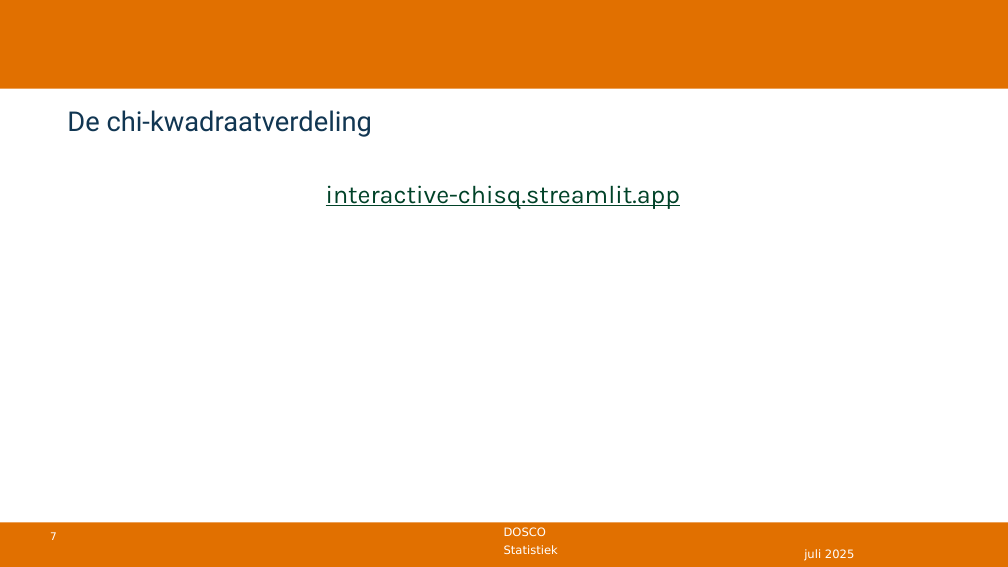
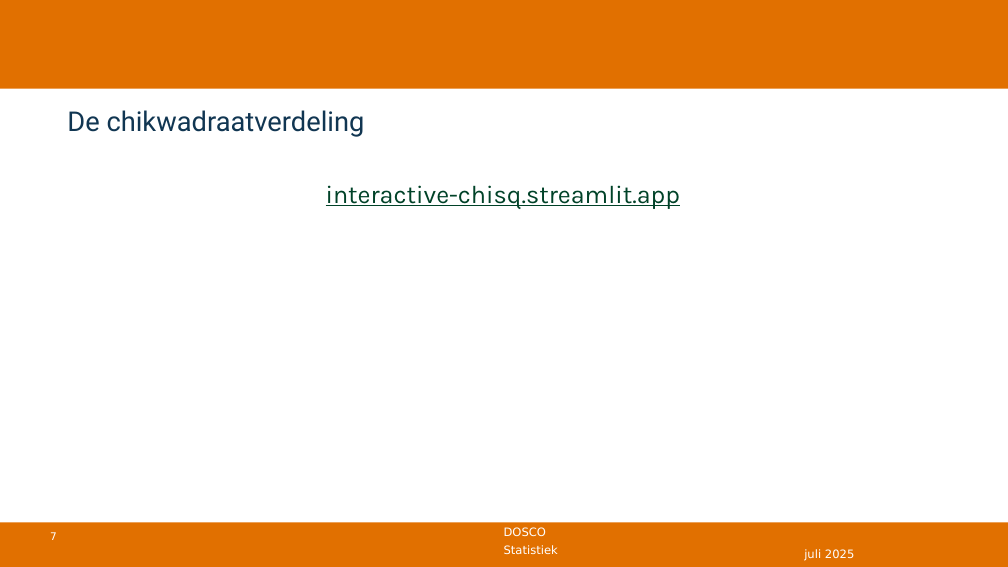
Before and after one commit to DBlom96/Statistiek, a slide deck: slide 7 of Danny/Onderwijs/Statistiek/2024-2025/Slides/Nieuwe slides/Statistiek 2024-2025 -- college 10 -- chikwadraat.pptx. Drawn at 1008x567 pixels with LibreOffice and Linux fonts; fonts in the diff are those of the drawing; background and template pictures are left out. Boxes give left, top, right and bottom in pixels: in the first picture for what was removed or moved away, otherwise in the second. Text is boxed around its words. In the diff, an @@ line names an element or a change of style, - is before the commit and + after.

```diff
--- a/Danny/Onderwijs/Statistiek/2024-2025/Slides/Nieuwe slides/Statistiek 2024-2025 -- college 10 -- chikwadraat.pptx
+++ b/Danny/Onderwijs/Statistiek/2024-2025/Slides/Nieuwe slides/Statistiek 2024-2025 -- college 10 -- chikwadraat.pptx
@@ title at (x1=67, y1=110, x2=365, y2=137): text changed @@
-De chi-kwadraatverdeling
+De chikwadraatverdeling
```
Also in this commit, not shown: 10 other slides changed, 2 slides added, 1 slide removed, 8 other files.
